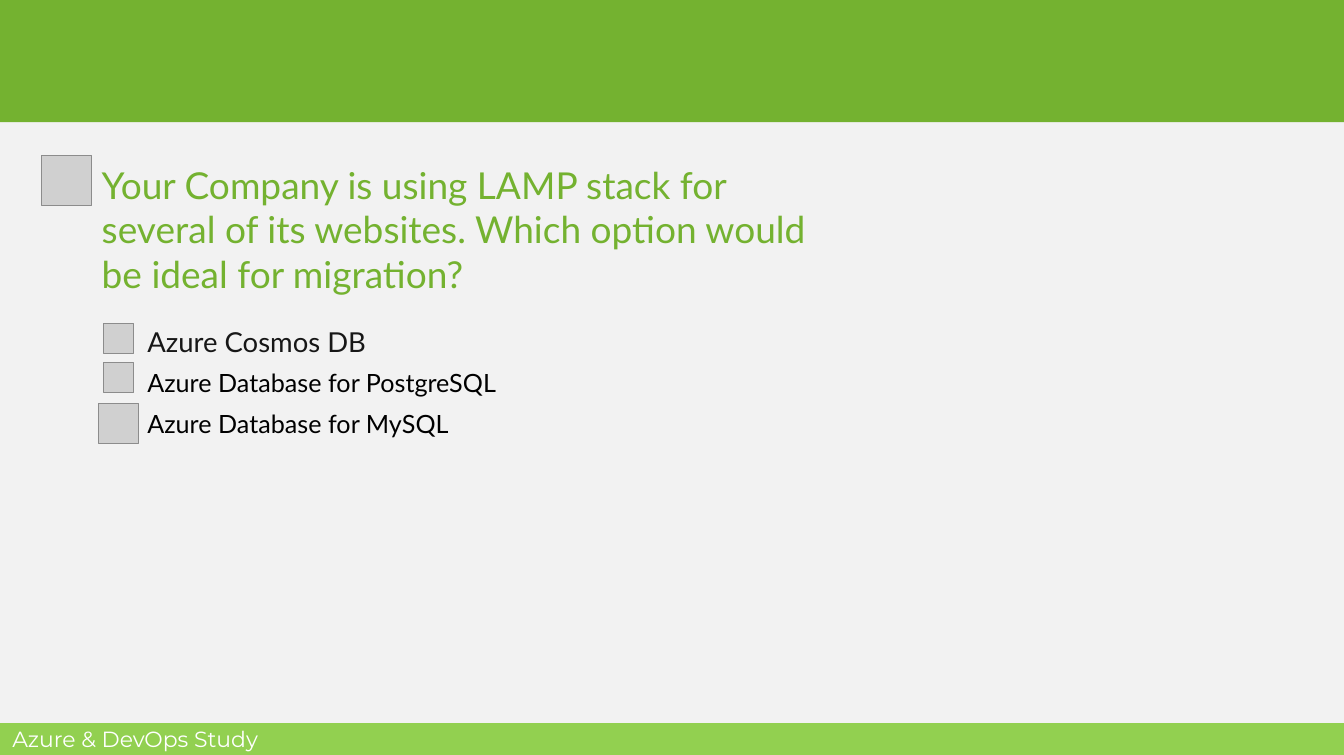
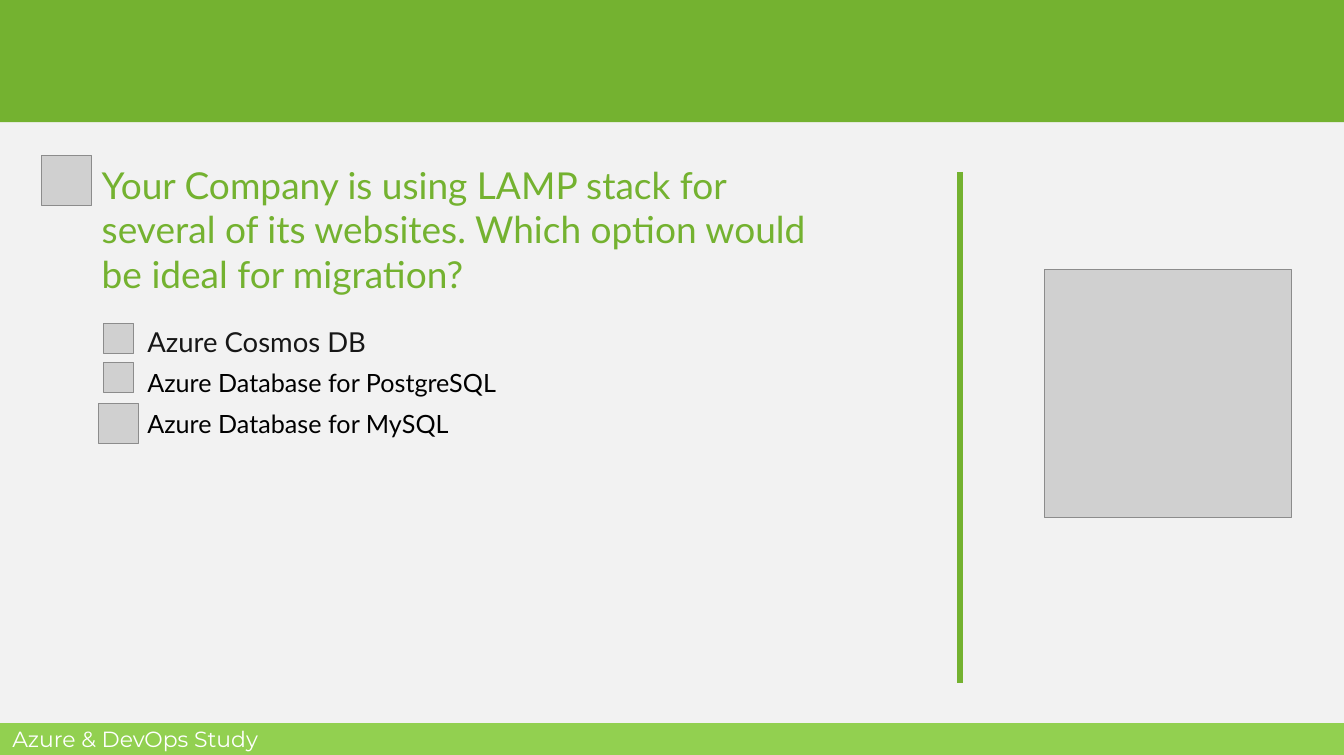
Before and after one commit to MohamedRadwan-DevOps/Azure-DevOps-Study-Group, a slide deck: slide 21 of AZ-900/Module-1/M1-L8-Overview of Azure Database and Analytics Services.pptx (slide 17 before the commit). Drawn at 1344x755 pixels with LibreOffice and Linux fonts; fonts in the diff are those of the drawing; grey boxes stand for pictures; background and template pictures are left out. Boxes give left, top, right and bottom in pixels: in the first picture for what was removed or moved away, otherwise in the second. Text is boxed around its words. In the diff, an @@ line names an element or a change of style, - is before the commit and + after.

```diff
--- a/AZ-900/Module-1/M1-L8-Overview of Azure Database and Analytics Services.pptx
+++ b/AZ-900/Module-1/M1-L8-Overview of Azure Database and Analytics Services.pptx
@@ line added from (961, 172) to (961, 684), #74B230 4 pt @@
@@ picture added at (1045, 270, 1293, 518) @@
```
Also in this commit, not shown: 7 other slides changed, 4 slides added.
